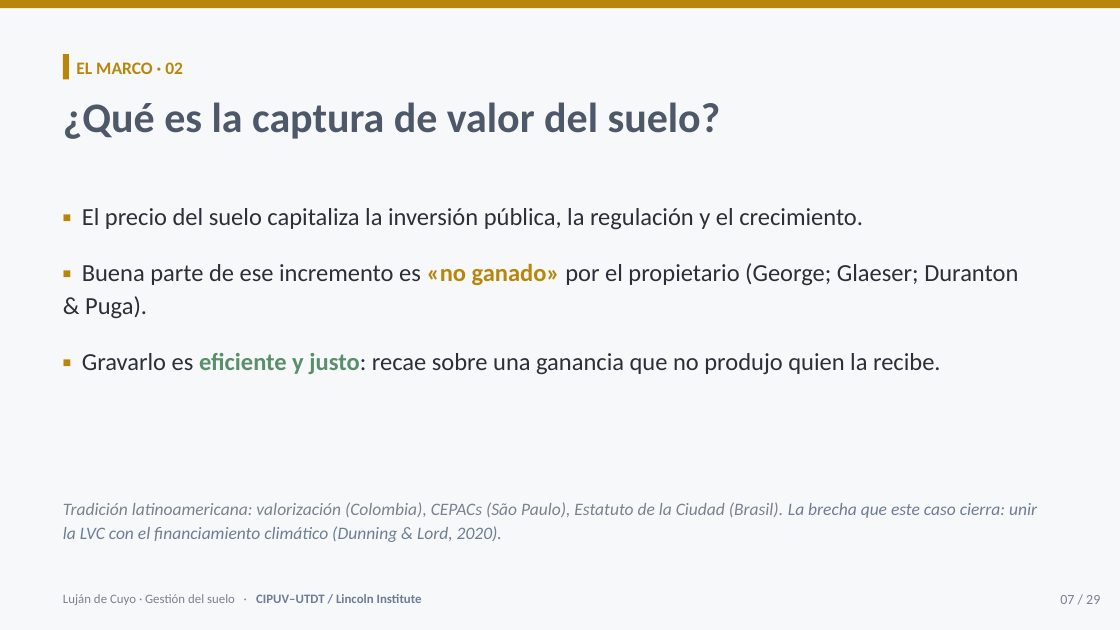
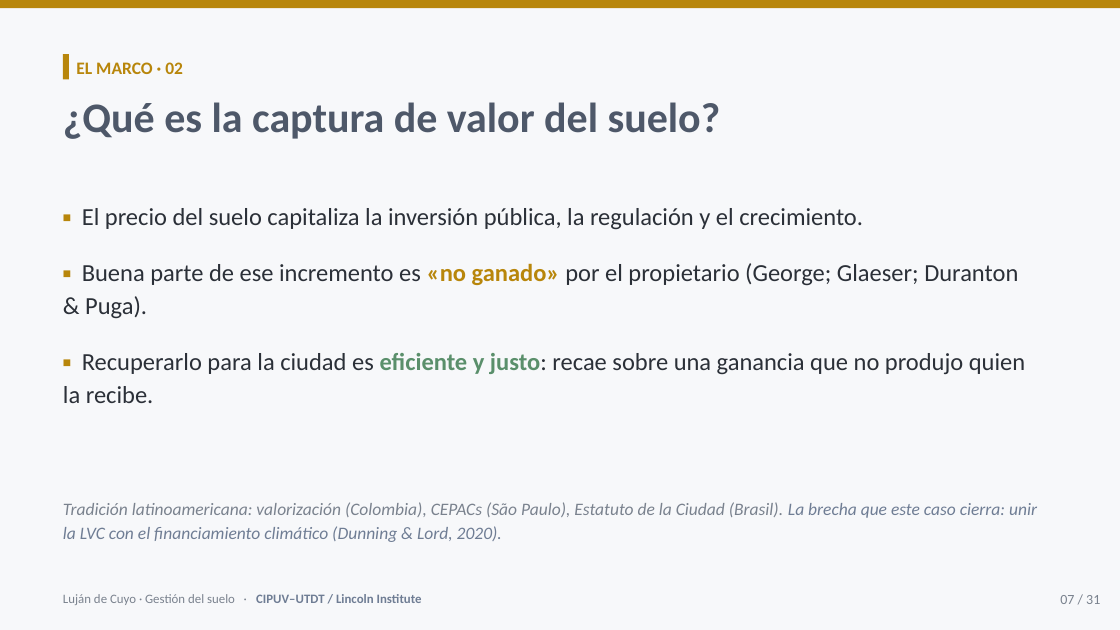
Before and after one commit to cgoytia-droid/cgoytia-droid.github.io, a slide deck: slide 7 of presentations/lujan-de-cuyo-gestion-suelo.pptx. Drawn at 1120x630 pixels with LibreOffice and Linux fonts; fonts in the diff are those of the drawing. Boxes give left, top, right and bottom in pixels: in the first picture for what was removed or moved away, otherwise in the second. Text is boxed around its words. In the diff, an @@ line names an element or a change of style, - is before the commit and + after.

```diff
--- a/presentations/lujan-de-cuyo-gestion-suelo.pptx
+++ b/presentations/lujan-de-cuyo-gestion-suelo.pptx
@@ text at box(63, 353, 1025, 403): text changed @@
-▪ Gravarlo es eficiente y justo: recae sobre una ganancia que no produjo quien la recibe.
+▪ Recuperarlo para la ciudad es eficiente y justo: recae sobre una ganancia que no produjo quien la recibe.
@@ text at box(1060, 595, 1100, 604): text changed @@
-07 / 29
+07 / 31
```
Also in this commit, not shown: 24 other slides changed, 2 slides added, 2 other files.
